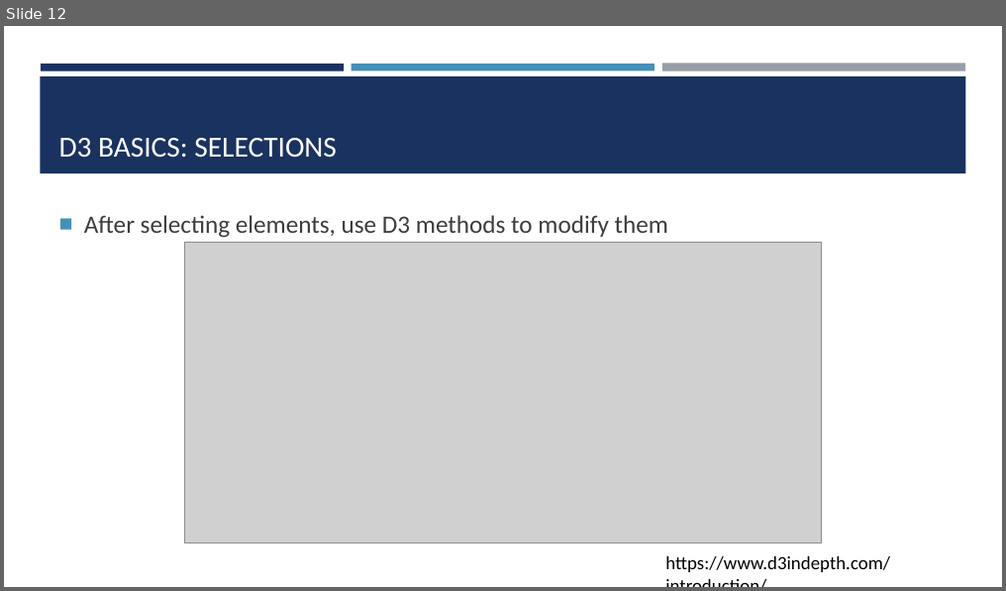
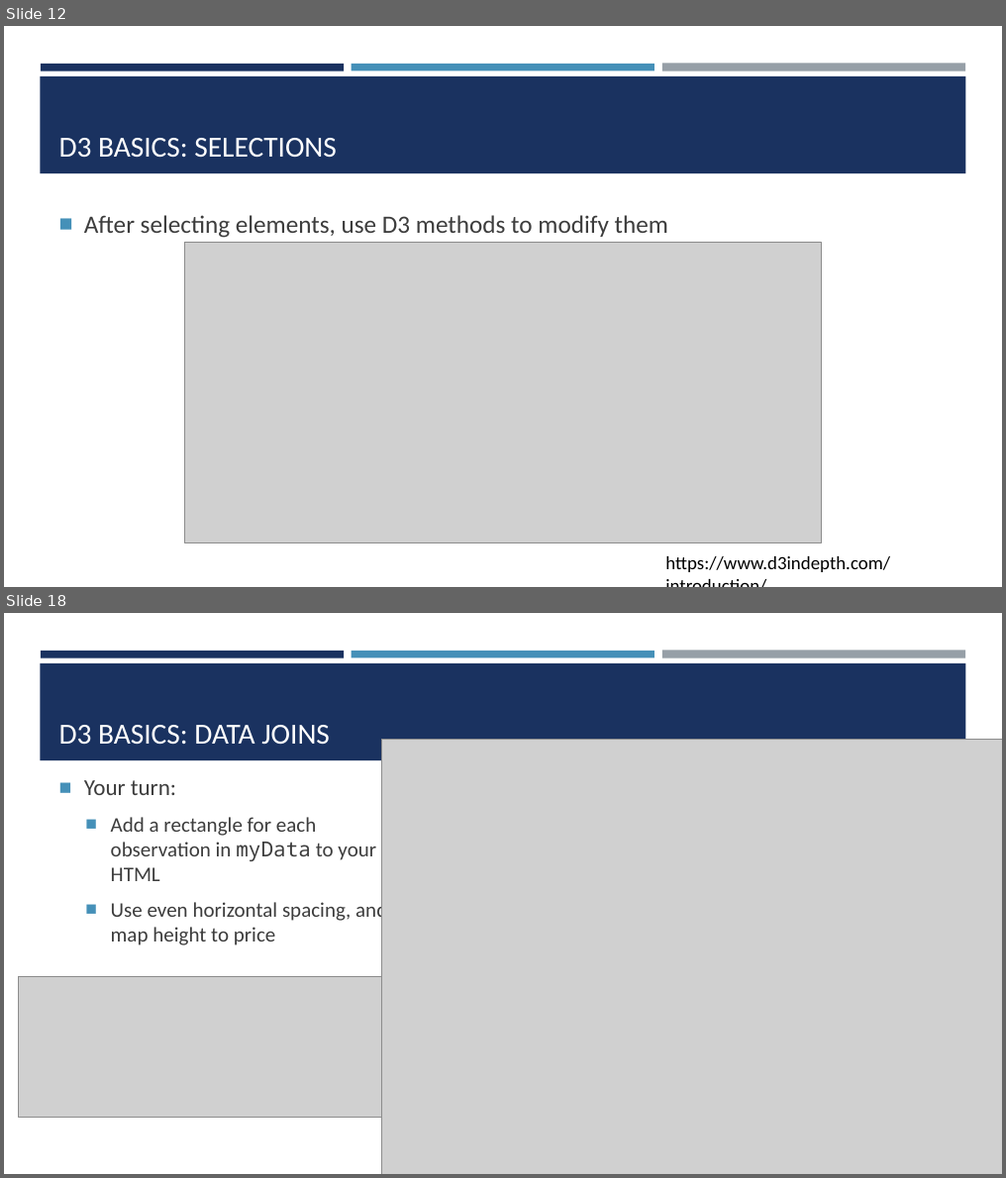
Before and after one commit to amosca01/SDS-CSC235, a slide deck: slides/06-d3.pptx. Shown one above the other, each under a label of ours: slide 12 before the commit, slides 12 and 18 after it; the slides between them are not shown. The pictures are 1006x591 and 1006x1178 pixels, drawn with LibreOffice and Linux fonts; fonts in the diff are those of the drawing; grey boxes stand for pictures. Boxes give left, top, right and bottom in pixels: in the first picture for what was removed or moved away, otherwise in the second. Text is boxed around its words. In the diff, an @@ line names an element or a change of style, - is before the commit and + after.

```diff
--- a/slides/06-d3.pptx
+++ b/slides/06-d3.pptx
@@ slide 18 added at (4,613,1002,1174), background #FFFFFF; not listed: 4 template elements that a slide beside it also shows @@
@@ title added at (59,725,330,744), 28 pt, text #FFFFFF @@
+D3 BASICS: DATA JOINS
@@ picture added at (381,740,1002,1174) @@
@@ text added at (84,780,387,946), 20 pt, text #3D3D3D @@
+■ Your turn:
+  ■ Add a rectangle for each observation in myData to your HTML
+  ■ Use even horizontal spacing, and map height to price
@@ picture added at (18,976,411,1117) @@
```
Also in this commit, not shown: 5 slides changed, 7 other slides added, 6 other files.
